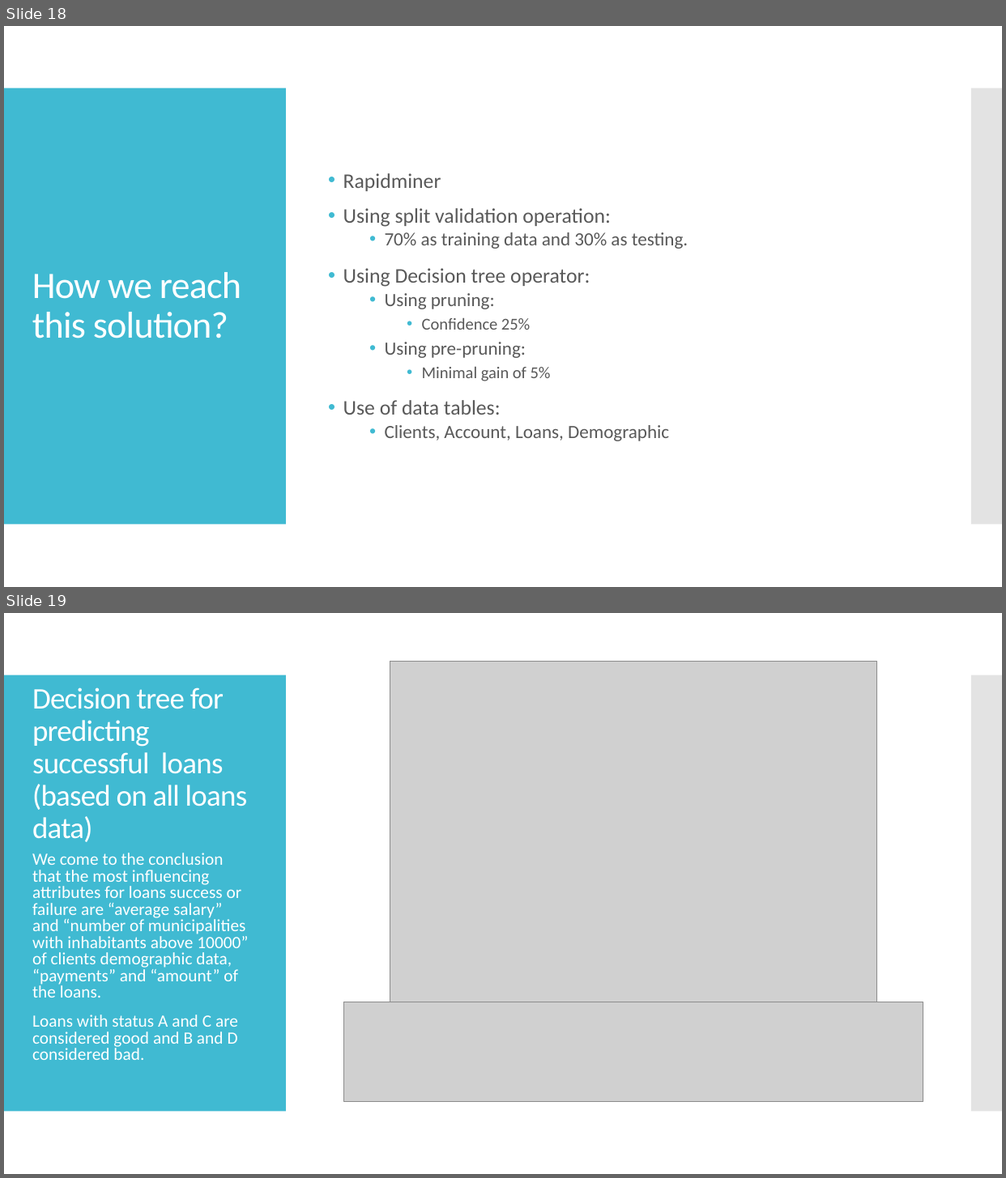
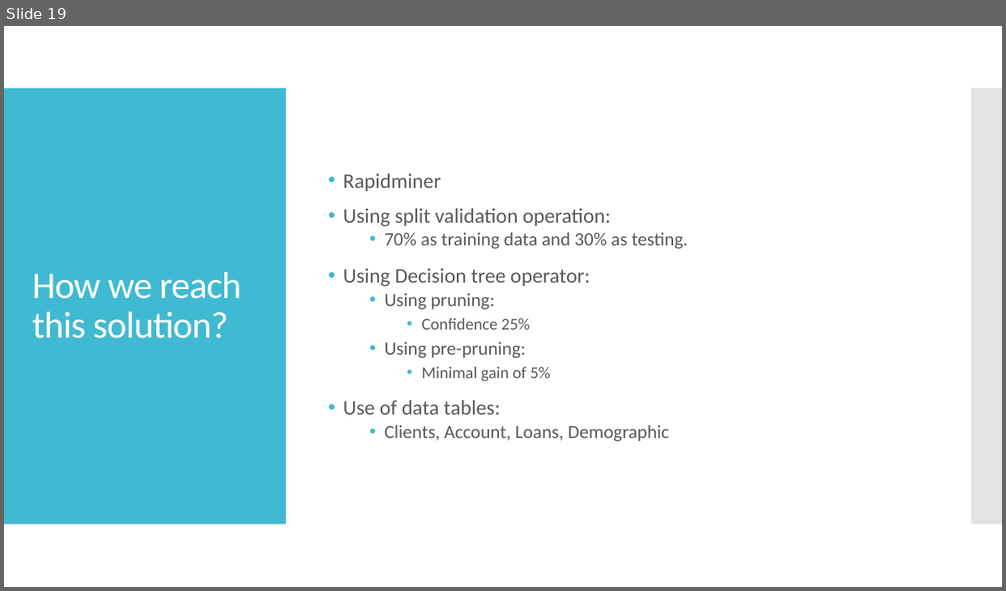
Before and after one commit to jpdias/banking-dm-case-study, a slide deck: Banking Data Mining.pptx. Shown one above the other, each under a label of ours: slides 18 and 19 before the commit, slide 19 after it. The pictures are 1006x1178 and 1006x591 pixels, drawn with LibreOffice and Linux fonts; fonts in the diff are those of the drawing; grey boxes stand for pictures. Boxes give left, top, right and bottom in pixels: in the first picture for what was removed or moved away, otherwise in the second. Text is boxed around its words. In the diff, an @@ line names an element or a change of style, - is before the commit and + after.

Commit message:
Added Cluster PaymentOrders_Acc in Rapidminer and respective slide in the presentation

```diff
--- a/Banking Data Mining.pptx
+++ b/Banking Data Mining.pptx
@@ slide 19 removed at [4,613,1002,1174], background #FFFFFF; not listed: 2 template elements that a slide beside it also shows @@
@@ picture removed at [390,661,877,1003] @@
@@ title removed at [32,688,248,842] @@
-Decision tree for predicting successful loans
-(based on all loans data)
@@ text removed at [32,853,248,1060] @@
-We come to the conclusion that the most influencing attributes for loans success or failure are “average salary” and “number of municipalities with inhabitants above 10000” of clients demographic data, “payments” and “amount” of the loans.
-Loans with status A and C are considered good and B and D considered bad.
@@ picture removed at [345,1003,923,1102] @@
@@ what was slide 18 is now slide 19 @@
```
Also in this commit, not shown: 2 slides changed, 3 slides added, 2 other slides removed, 2 other files.
